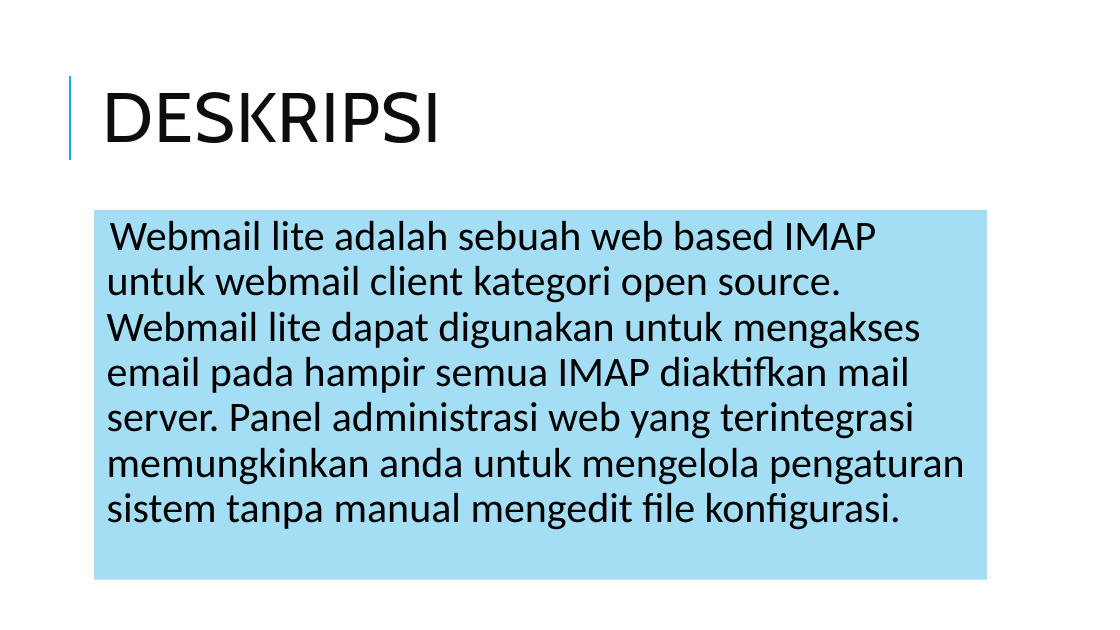
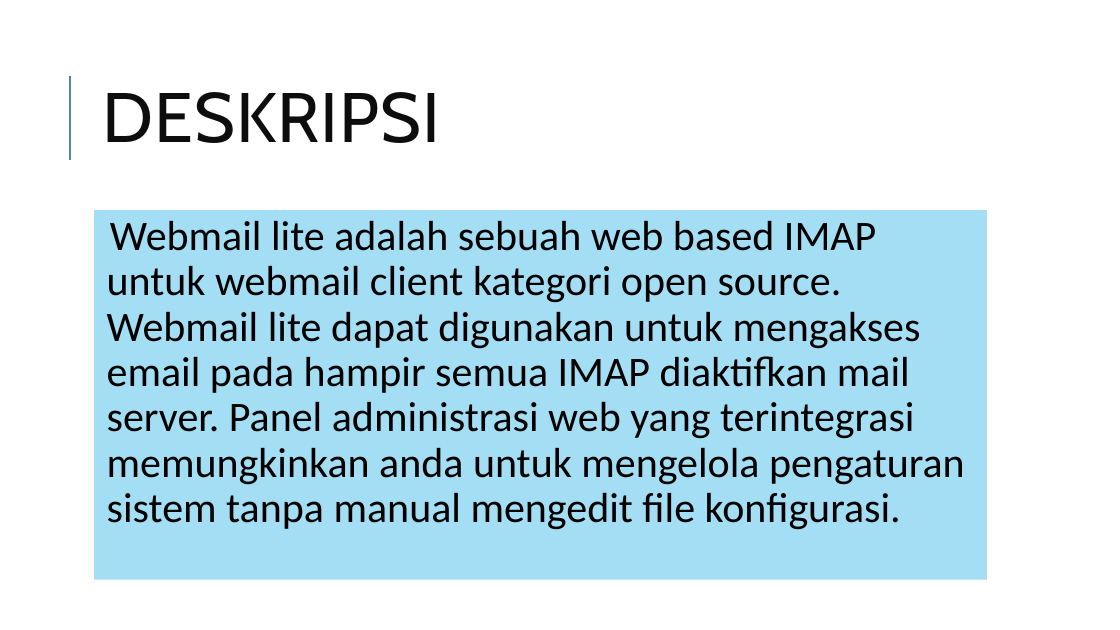
Before and after one commit to amaliyahfatman/komdat-93, a slide deck: slide 2 of KOMDAT.pptx. Drawn at 1120x630 pixels with LibreOffice and Linux fonts; fonts in the diff are those of the drawing. Boxes give left, top, right and bottom in pixels: in the first picture for what was removed or moved away, otherwise in the second. Text is boxed around its words. In the diff, an @@ line names an element or a change of style, - is before the commit and + after.

```diff
--- a/KOMDAT.pptx
+++ b/KOMDAT.pptx
@@ line (70, 160) - (70, 76): stroke #1CADE4 1.5 pt to #4F81BD 1.5 pt @@
```
Also in this commit, not shown: 5 other slides changed, 1 other file.
